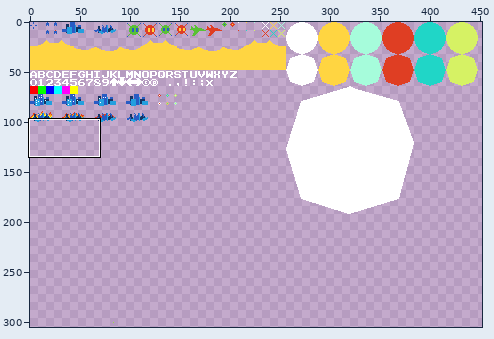
Sprite sheet -- src/mc/assets/spritesheet.png. Above: a wide view before the commit, with the close-up outlined.
Close-up. Before the edit:
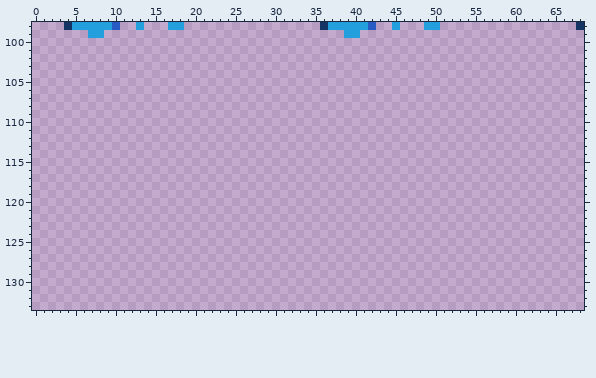
The file is 512x512 pixels. Shown: x 0..68, y 98..133. The wide view leaves out empty margins.
Once edited:
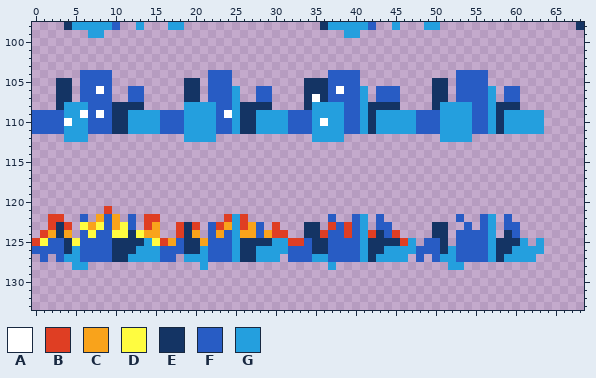
Palette (. is transparent): A #ffffff  B #df3e23  C #f9a31b  D #fffc40  E #143464  F #285cc4  G #249fde
The edit:
@@ x 0..68 @@
 103 .....................................................................
-104 .....................................................................
-105 .....................................................................
-106 .....................................................................
-107 .....................................................................
-108 .....................................................................
-109 .....................................................................
-110 .....................................................................
-111 .....................................................................
-112 .....................................................................
+104 ......FFFF............FFF............FFFF............FFFF............
+105 ...EE.FFFF.........EE.FFF.........EEEFFFF.........EE.FFFF............
+106 ...EE.FFAF..FF.....EE.FFFG..FF....EEEFAFFG.FFF....EE.FFFFG.FF........
+107 ...EE.FFFF..FF.....EE.FFFG..FF....EAEFFFFG.FFF....EE.FFFFG.FF........
+108 ...EGGGFFFEEEE.....GGGGFFGEEEE....EGGGGFFGEEEE....EGGGGFFGEEE........
+109 FFFFGGAFAFEEGGGGFFFGGGGFAGEEGGGGFFFGGGGFFGEGGGGGFFFGGGGFFGEGGGGG.....
+110 FFFFAGGFFFEEGGGGFFFGGGGFFGEEGGGGFFFGAGGFFGEGGGGGFFFGGGGFFGEGGGGG.....
+111 FFFFGGGFFFEEGGGGFFFGGGGFFGEEGGGGFFFGGGGFFGEGGGGGFFFGGGGFFGEGGGGG.....
+112 ....GGG............GGGG............GGGG............GGGG..............
 113 .....................................................................
@@ x 0..68 @@
 120 .....................................................................
-121 .....................................................................
-122 .....................................................................
-123 .....................................................................
-124 .....................................................................
-125 .....................................................................
-126 .....................................................................
-127 .....................................................................
-128 .....................................................................
+121 .........B...........................................................
+122 ..BB..F.CFC.F.BB........BGB..........F..FG.F.........F..FG.F.........
+123 ..BEB.DCDFCDF.BC..BEB.FBCGBCF.B...EE.BFBFG.FF.....EE..F.FG.FF........
+124 .BCEC.FDFFDDEDCC..BEC.FCFGCCFCBB..EEBFFBFGBEFB....EE.FFFFG.EF........
+125 BDFFEDFFFFEEEEGDBCFEECFFFGEEEEGGBBFEEFFFFGEEEEBG.FFE.FFFFGEEEG.G.....
+126 FFFFEGFFFFEEEGGGFFFEEGFFFGEEGGGGFFFEEFFFFGEEGGGGFFFEGFFFFGEEGGGG.....
+127 .F.FGGFFFFEEGGGGFF.GGGFFFGEEGGG.FFFGGFFFFGEGGGG.F.FGGFFFFGEGGGG......
+128 .....GG..............G...............G..............GG...............
 129 .....................................................................
Where, in picture pixels (left, top, right, bottom), the same in both close-ups:
added: (32, 70, 544, 142)
added: (32, 206, 544, 270)
